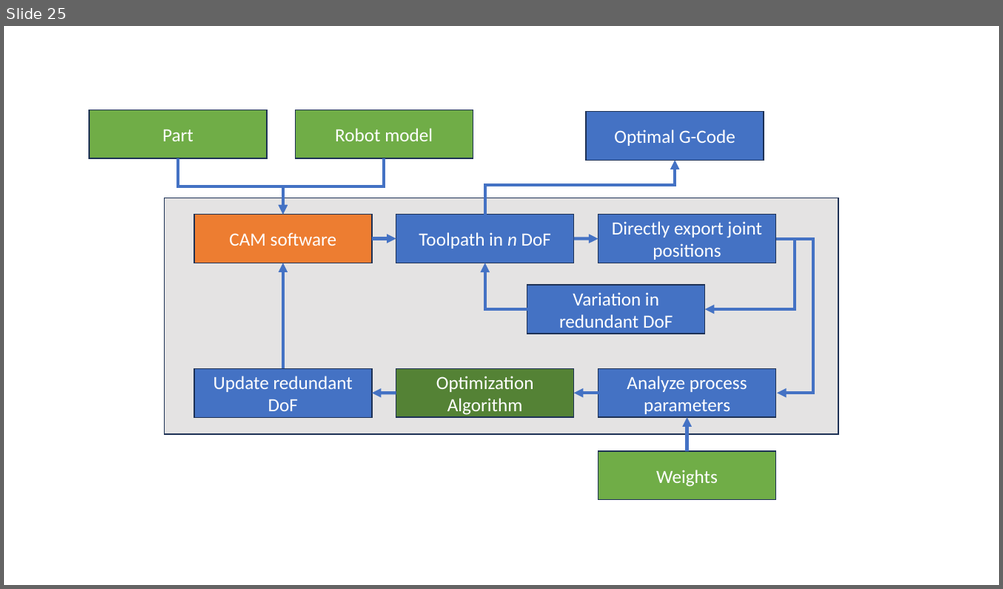
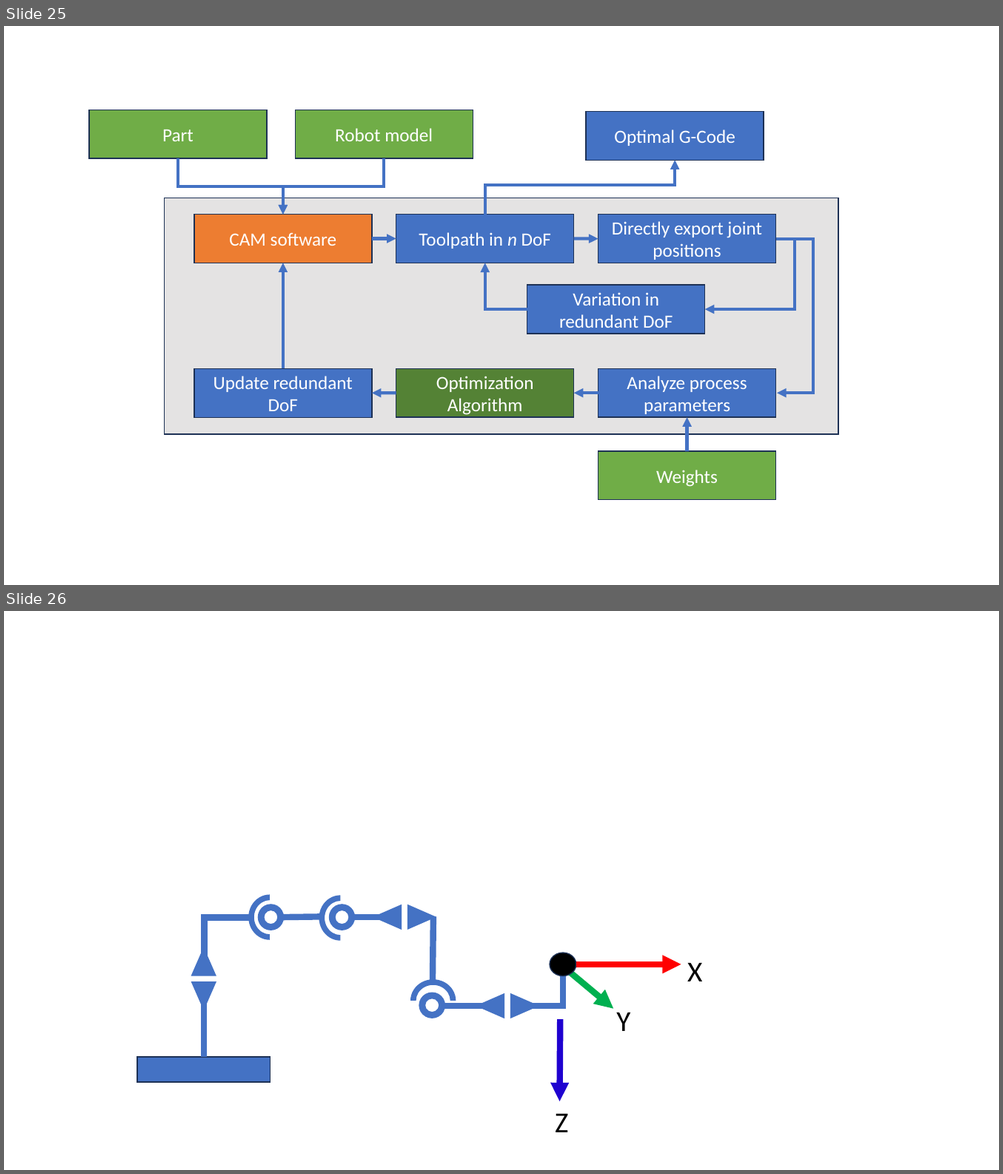
Before and after one commit to JanNalivaika/MASTERS-THESIS, a slide deck: Latex/figures/images.pptx. Shown one above the other, each under a label of ours: slide 25 before the commit, slides 25 and 26 after it. The pictures are 1003x589 and 1003x1174 pixels, drawn with LibreOffice and Linux fonts; fonts in the diff are those of the drawing. Boxes give left, top, right and bottom in pixels: in the first picture for what was removed or moved away, otherwise in the second. Text is boxed around its words. In the diff, an @@ line names an element or a change of style, - is before the commit and + after.

```diff
--- a/Latex/figures/images.pptx
+++ b/Latex/figures/images.pptx
@@ slide 26 added at (4,611,999,1170), background #FFFFFF @@
@@ arch (boxed as its full ring) added at (249,894,291,940), fill #4472C4 @@
@@ arch (boxed as its full ring) added at (318,895,361,941), fill #4472C4 @@
@@ line added from (251, 917) to (201, 917), #4472C4 6 pt @@
@@ line added from (204, 958) to (204, 916), #4472C4 6 pt @@
@@ donut added at (258,904,284,931), fill #4472C4 @@
@@ line added from (283, 917) to (320, 917), #4472C4 6 pt @@
@@ donut added at (329,904,355,931), fill #4472C4 @@
@@ line added from (379, 917) to (352, 917), #4472C4 6 pt @@
@@ triangle added at (373,905,401,930), fill #4472C4 @@
@@ triangle added at (407,905,436,930), fill #4472C4 @@
@@ line added from (433, 917) to (432, 982), #4472C4 6 pt @@
@@ triangle added at (191,948,216,977), fill #4472C4 @@
@@ ellipse added at (549,953,576,976), fill #000000, outline #1E3256 1 pt @@
@@ arrow added from (576, 965) to (680, 965), #FF0000 6 pt @@
@@ text added at (687,963,702,982), 28 pt, text #000000 @@
+X
@@ triangle added at (191,982,216,1011), fill #4472C4 @@
@@ line added from (204, 1057) to (204, 982), #4472C4 6 pt @@
@@ arch (boxed as its full ring) added at (410,980,456,1022), fill #4472C4 @@
@@ line added from (563, 1008) to (563, 972), #4472C4 6 pt @@
@@ arrow added from (566, 970) to (614, 1008), #00B050 6 pt @@
@@ donut added at (419,992,445,1019), fill #4472C4 @@
@@ line added from (482, 1006) to (445, 1006), #4472C4 6 pt @@
@@ triangle added at (475,994,504,1019), fill #4472C4 @@
@@ triangle added at (510,994,539,1019), fill #4472C4 @@
@@ line added from (531, 1006) to (565, 1006), #4472C4 6 pt @@
@@ arrow added from (560, 1020) to (560, 1102), #1F02D0 6 pt @@
@@ text added at (616,1013,630,1031), 28 pt, text #000000 @@
+Y
@@ rectangle added at (137,1057,270,1082), fill #4472C4, outline #1E3256 1 pt @@
@@ text added at (555,1114,568,1133), 28 pt, text #000000 @@
+Z
```
Also in this commit, not shown: 24 other files.
